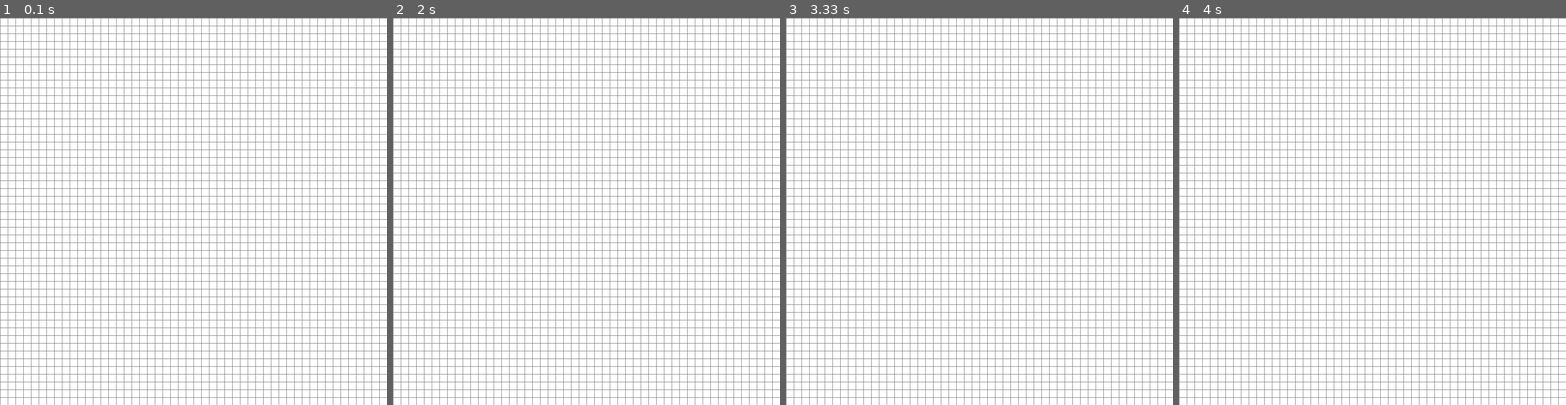
Above: before the commit, frames 1-4 (left to right).
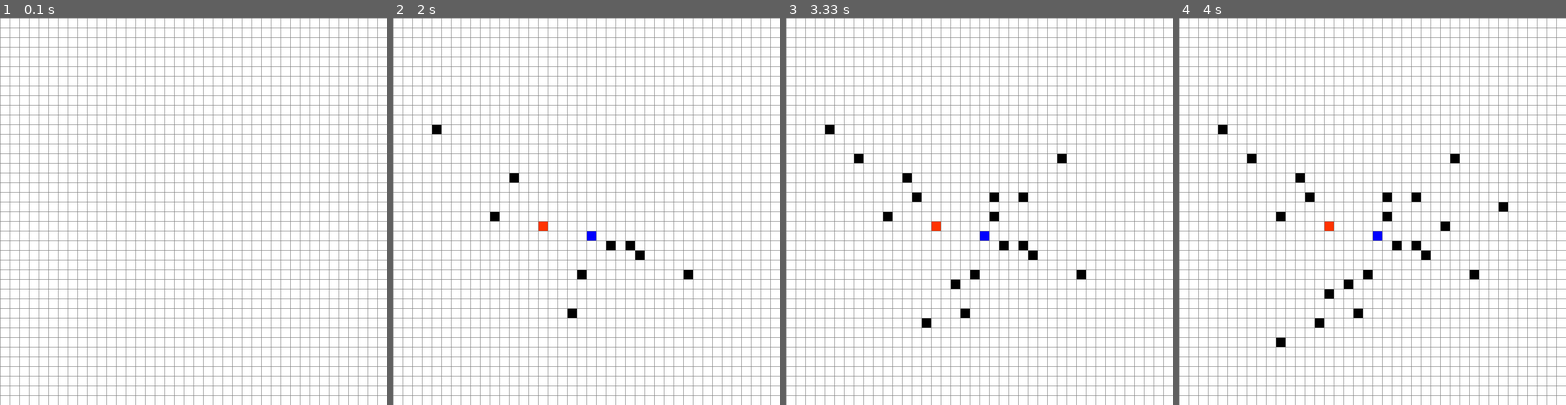
Above: after the commit, the same moments.

Repository: davidlyster/Astar_search_pygame
Game: pygame game, started from astar.py
Same seed, same stepped clock (60 frames per second), same inputs: the game is played once before the commit and once after it.
Inputs (mouse positions are in pixels of both pictures, inside the frame that each line leads up to):
- Up to frame 1 (0.1 s): no input
- Up to frame 2 (2 s): press the mouse at (586, 238) at 0.37 s; move the mouse to (540, 226) at 0.47 s; release the mouse at (493, 215) at 0.6 s; press the mouse at (586, 238) at 0.7 s; move the mouse to (609, 242) at 0.8 s; release the mouse at (632, 246) at 0.93 s; press the mouse at (586, 238) at 1.03 s; move the mouse to (578, 273) at 1.13 s; release the mouse at (567, 312) at 1.27 s; press the mouse at (586, 238) at 1.37 s; move the mouse to (636, 254) at 1.47 s; release the mouse at (687, 273) at 1.6 s; press the mouse at (586, 238) at 1.7 s; move the mouse to (512, 180) at 1.8 s; release the mouse at (439, 126) at 1.93 s
- Up to frame 3 (3.33 s): press the mouse at (979, 238) at 2.03 s; move the mouse to (917, 199) at 2.13 s; release the mouse at (855, 161) at 2.27 s; press the mouse at (979, 238) at 2.37 s; move the mouse to (987, 215) at 2.47 s; release the mouse at (994, 196) at 2.6 s; press the mouse at (979, 238) at 2.7 s; move the mouse to (952, 281) at 2.8 s; release the mouse at (921, 323) at 2.93 s; press the mouse at (979, 238) at 3.03 s; move the mouse to (1018, 199) at 3.13 s; release the mouse at (1060, 161) at 3.27 s
- Up to frame 4 (4 s): press the mouse at (1372, 238) at 3.37 s; move the mouse to (1442, 223) at 3.47 s; release the mouse at (1507, 207) at 3.6 s; press the mouse at (1372, 238) at 3.7 s; move the mouse to (1329, 288) at 3.8 s; release the mouse at (1283, 343) at 3.93 s

The runs differ from the first frame. In frame 1, 16% of the frame differs, in the area x 0-100%, y 0-100%; in frame 2, 17%; in frame 3, 17%; in frame 4, 17%.

Commit message:
can now draw on grid (no deleting). next is to implement the search

Diff:
--- a/astar.py
+++ b/astar.py
@@ -36,7 +36,7 @@
 
     def draw(self, window):
         """
-        This method actually draws the node onto the screen using a rectangle of width, height = 1
+        This method actually draws the node onto the screen using a rectangle of width, height = window_width / rows
         """
         pygame.draw.rect(window, self.colour, (self.x, self.y, self.width, self.width))
 
@@ -48,37 +48,37 @@
         """
         indicate that node has been searched by setting colour to searched_node_colour/aqua
         """
-        self.colour == searched_node_colour
+        self.colour = searched_node_colour
 
     def set_being_searched(self):
         """
         set node to being searched (colour)
         """
-        self.colour == searching_node_colour
+        self.colour = searching_node_colour
 
     def set_wall(self):
         """
         set node to be a wall (colour)
         """
-        self.colour == wall_node_colour
+        self.colour = wall_node_colour
 
     def set_start_node(self):
         """
         set node to be the start node (colour)
         """
-        self.colour == start_node_colour
+        self.colour = start_node_colour
 
     def set_end_node(self):
         """
         set node to be the end node (colour)
         """
-        self.colour == end_node_colour
+        self.colour = end_node_colour
 
     def set_final_path_node(self):
         """
         set node to be a final path node (colour)
         """
-        self.colour == final_path_node_colour
+        self.colour = final_path_node_colour
 
     #########################################
     ##### END STATUS/COLOUR SET METHODS #####
@@ -123,7 +123,7 @@
     #########################################
 
 
-def make_grid(width, row_count):
+def make_grid(row_count, width):
     """
     making a square (ie. width = columns and rows) grid of new Nodes
     """
@@ -142,7 +142,21 @@
     return grid
 
 
-def draw_grid_lines(window, width, row_count):
+def draw_grid(window, grid, row_count, width):
+    """
+    draw the actual grid
+    """
+    window.fill(empty_node_colour)  # initialise the grid to be white
+
+    for row in grid:
+        for node in row:
+            node.draw(window)
+
+    draw_grid_lines(window, row_count, width)
+    pygame.display.update()
+
+
+def draw_grid_lines(window, row_count, width):
     """
     draw the actually grid 'lines' - the outline of the nodes/squares
     again, the grid is square and has 'width' number of nodes so width gives us the range for our loop
@@ -161,31 +175,83 @@
             pygame.draw.line(window, gridline_colour, (y * node_width, 0), (y * node_width, width))
 
 
-def draw_grid(window, grid, row_count):
-    """
-    draw the actual grid
-    """
-    window.fill(empty_node_colour)  # initialise the grid to be white
-
-    for row in grid:
-        for node in row:
-            node.draw(window)
-
-    draw_grid_lines(window, len(grid), row_count)
-    pygame.display.update()
+def get_click_position(position, row_count, width):
+    """
+    turn clicked x,y, position into the grid equivalent row,column
+    """
+
+    # again,
+    # have to assign a width(=height) to each node based on the
+    # window size divided by the amount of row(=columns) in the grid
+    node_width = width // row_count
+
+    y, x = position
+
+    col = x // node_width
+    row = y // node_width
+
+    return row, col
 
 
 def run_program(window, width, row_count):
+    """
+    This is the main function that runs the program and tracks interaction with the game window
+    """
 
     grid = make_grid(row_count, width)
 
+    # active = the game's status
     active = True
+
+    start_node = None
+    end_node = None
+
+    # when the search starts this gets sets to true and will disable the user from clicking anything but the exit button
+    algorithm_running = False
+
+    # continue to draw the window until a breaking condition is reached, at which stage quit the game
     while active:
-        draw_grid(window, grid, row_count)
+        draw_grid(window, grid, row_count, width)
 
         for event in pygame.event.get():
+
+            # if the exit button is pressed
             if event.type == pygame.QUIT:
                 active = False
+
+            # if the user left clicks
+            if pygame.mouse.get_pressed()[0]:
+
+                # get the node the user clicked on
+                pos = pygame.mouse.get_pos()
+                row, col = get_click_position(pos, row_count, width)
+                clicked_node = grid[row][col]
+
+                # if theres no start node selected, the clicked node is the new start node
+                if not start_node:
+                    start_node = clicked_node
+                    clicked_node.set_start_node()
+
+                # if there is a start and no end, and the user didn't click the start node, the click is the end node
+                elif not end_node and clicked_node != start_node:
+                    end_node = clicked_node
+                    clicked_node.set_end_node()
+
+                # if there is a start and end, any other node clicked will become a wall
+                elif clicked_node != start_node and clicked_node != end_node:
+                    clicked_node.set_wall()
+
+
+            """
+            xyxy let user make changes before running with right click 'deletes'
+            # if the user right clicks
+            elif pygame.mouse.get_pressed()[2]:
+                pos = pygame.mouse.get_pos()
+                row, col = get_click_position(pos, row_count, width)
+            """
+
+            # if the user pressed a key
+            # if event.type == pygame.KEYDOWN:
     pygame.quit()
 
 
@@ -203,7 +269,7 @@
 game_window = pygame.display.set_mode((game_window_width, game_window_width))
 
 # set dimension of square graph
-total_row_count = 50
+total_row_count = 40
 
 # RUN THE PROGRAM
 run_program(game_window, game_window_width, total_row_count)
